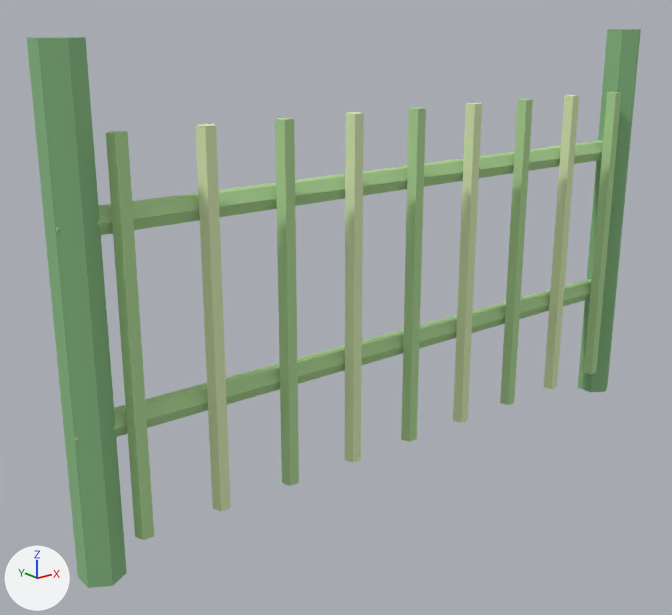
The glTF model assets/models/env/fence_bamboo.glb, before and after one commit.
Before and after are seen from a camera (50 mm lens) standing at (-1.82, -1.96, 1.34) and looking at (-0.18, 0.09, 0.52). Every picture has the same lights, and +X, +Y and +Z are marked at lower left. The picture after the commit comes second. Objects named as collision shapes, trigger or cutter boxes, shadow casters or lower levels of detail are left out. Vertices at exactly the same position are counted once.

The first picture shows 'Fence'.
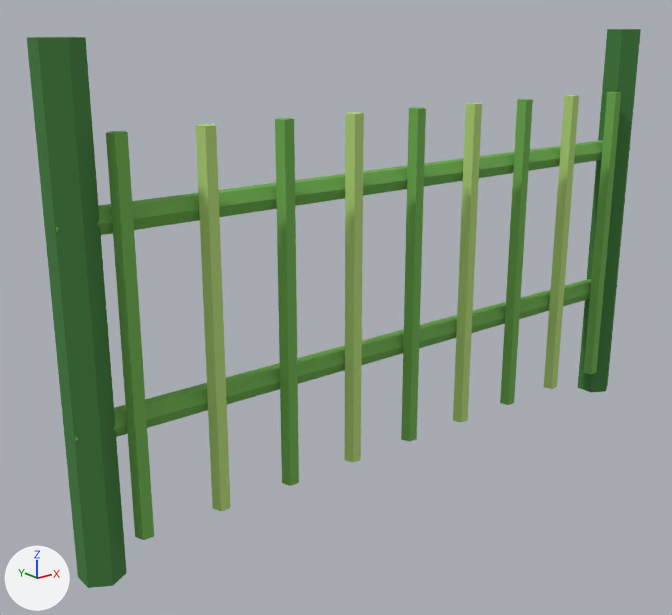
The change in detail:
me_fence has 138 vertices, 224 faces and spans x -1.05..1.05, y -0.07..0.06, z 0.0..1.3.
me_fence is used by ob_fence; location (0.0, 0.0, 0.0).
me_fence part 1: 224 faces centred in x -1.05..1.05, y -0.07..0.05, z 0.0..1.3 are repainted in the vertex colours; the middle colour goes from green #b0d797 to green #6fae4f.

Changed parts and their boxes (x1, y1, x2, y2) in the pictures (672 x 615 px):
part 1 of me_fence, recoloured (darker)
    both: (27, 29, 641, 588)
